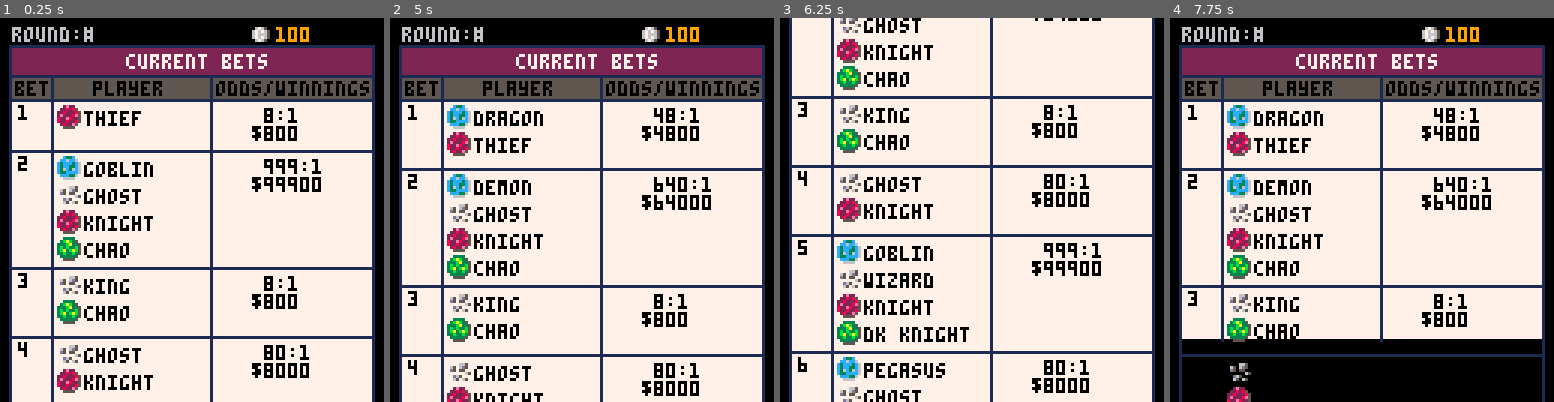
Above: before the commit, frames 1-4 (left to right).
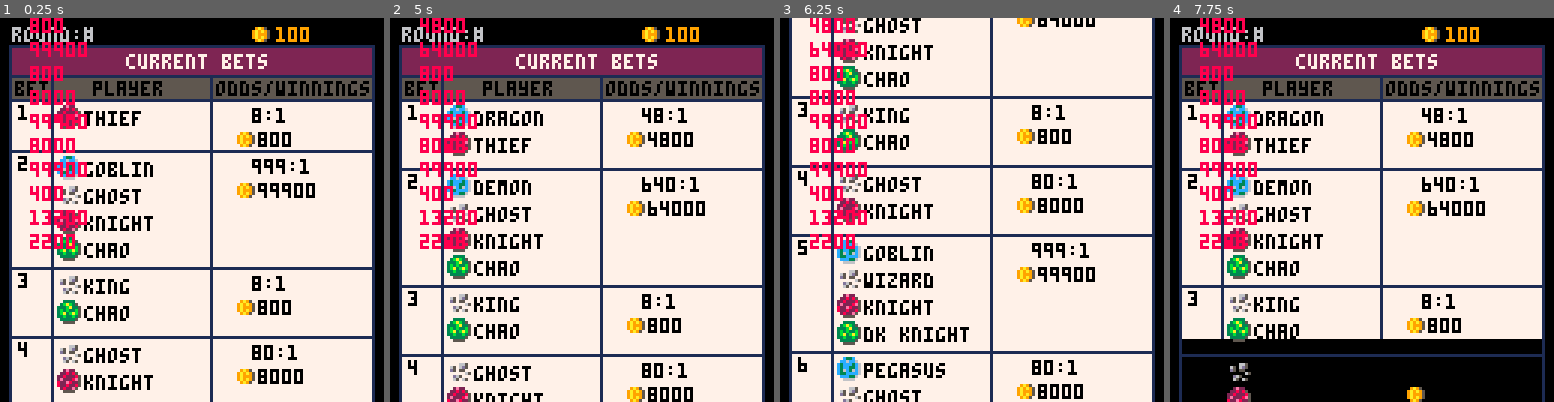
Above: after the commit, the same moments.

Repository: suspicious-smoke/club-bets-pico8
Game: PICO-8 cartridge club-bets.p8
The game is run twice, just before and just after one commit, with the same random seed, the same clock (stepped at 60 frames per second) and the same inputs.
Inputs:
- Up to frame 1 (0.25 s): no input
- Up to frame 2 (5 s): tap X (X key) at 0.33, 1.07, 1.85, 2.97, 4.08 s; tap O (Z key) at 0.7, 1.7, 2.1, 2.5, 2.9, 3.3, 3.7, 4.1, 4.5, 4.9 s; hold Right 1.6-2.1 s; hold Up 2.15-2.42 s; hold Right 2.47-3.03 s; hold Left 3.08-3.58 s; hold Down 3.63-3.97 s; hold Right 4.02-4.68 s; hold Up from 4.73 s (still down)
- Up to frame 3 (6.25 s): release Up at 5.03 s; hold Left 5.08-5.68 s; tap X (X key) at 5.2 s; tap O (Z key) at 5.3, 5.7, 6.1 s; hold Down 5.73-6.03 s; hold Right from 6.08 s (still down)
- Up to frame 4 (7.75 s): tap X (X key) at 6.32, 7.43 s; tap O (Z key) every 0.4 s from 6.5 to 7.7 s; release Right at 6.58 s; hold Right 6.63-7.13 s; hold Up 7.18-7.45 s; hold Right from 7.5 s (still down)

The runs differ from the first frame. In frame 1, 6.0% of the frame differs, in the area x 7-84%, y 0-96%; in frame 2, 6.2%; in frame 3, 6.3%, in the area x 7-84%, y 0-100%; in frame 4, 5.6%.

Commit message:
added total winnings to confirm page

Diff:
--- a/club-bets.p8
+++ b/club-bets.p8
@@ -290,10 +290,10 @@
 function init_confirm()
 	scroller=0
 	max_scroll=0
+	--get total payout
+	get_payout()
 	_upd=upd_confirm
 	_drw=drw_confirm
-
-
 end
 
 --confirm bet page
@@ -323,9 +323,9 @@
 	rrect(3,19-scroller,122,9,0,1)--grey outline
 
 	print("bet",5,21-scroller,0)
-	line(17,20-scroller,17,max_scroll+107-scroller,1)--bet/player v-line
+	line(17,20-scroller,17,max_scroll+106-scroller,1)--bet/player v-line
 	print("player",31,21-scroller,0)
-	line(70,20-scroller,70,max_scroll+107-scroller,1)--end plyr line
+	line(70,20-scroller,70,max_scroll+106-scroller,1)--end plyr line
 	print("odds/winnings",72,21-scroller,0)
 	--selection area
 	bet_count=0
@@ -350,16 +350,26 @@
 			end
 			rrect(3,19+o_pcount-scroller+8,122,p_count*pc_mult,0,1)
 			get_total_odds_and_pay(_bet)
-			print(" "..arr_display(clmp_odds)..":1\n$"..total_pay,84,22+o_pcount-scroller+8,0)
-
+
+			print(""..arr_display(clmp_odds)..":1",84,30+o_pcount-scroller,0)
+			spr(108,78,36+o_pcount-scroller)--coin
+			print(total_pay,86,38+o_pcount-scroller,0)
 			o_pcount+=p_count*pc_mult-1
 			bet_count+=1
 		end
 	end
-	max_scroll=o_pcount-80
-
-	-- rrectfill(36,118,55,9,1,1)
-	-- print("confirm bets",40,120,7)
+	max_scroll=o_pcount-60
+	--total winnings box
+	rrectfill(3,27+o_pcount-scroller,122,20,0,7)--ticket
+	rrect(3,27+o_pcount-scroller,122,20,0,1)--ticket
+	print("possible winnings",10,34+o_pcount-scroller,0)
+	line(79,27+o_pcount-scroller,79,46+o_pcount-scroller,1)
+	spr(108,81,32+o_pcount-scroller)--coin
+	for i=1,#payout do
+		print(payout[i],86+i*4,34+o_pcount-scroller,0)
+	end
+
+	print("press 🅾️ to confirm",28,50+o_pcount-scroller,7)
 end
 
 -->8
@@ -401,7 +411,17 @@
 		end
 	end
 	clmp_odds=int_to_arr(min(total_odds,999))
-	total_pay=arr_display(arr_mult(clmp_odds,bet_amount))
+	raw_total_pay=arr_mult(clmp_odds,bet_amount)
+	total_pay=arr_display(raw_total_pay)
+end
+
+function get_payout()
+	payout={0,0,0,0}
+	for i=1,10 do
+		get_total_odds_and_pay(i)
+		debug[i]=arr_display(raw_total_pay)
+		payout=arr_add(payout,raw_total_pay)
+	end
 end
 
 function toggle_bet()
@@ -816,11 +836,11 @@
 00000000000000000000000000000000000000000000000000000000000000000000000000000000000000000000000000000000000000000000000000000000
 00000000000000000000000000000000000000000000000000c33c0000000000002e220000333300000000000000031000000000000000000000000000000000
 0000000000000000000000000000000000000000000000000cc6cc60000066500228285003bab350000000000000031000000000000000000000000000000000
-000000000000000000000000000000000000000000000000c3ccc3c606506d5022822285333ba335006660003166310000676500000000000000000000000000
-000000000000000000000000000000000000000000000000c3cc33c60d5055002e2228e53b3b33b5060006003313160006767650000000000000000000000000
-000000000000000000000000000000000000000000000000c36c36c600000065822e82253ba3bab5060006000333160006766650000000000000000000000000
-000000000000000000000000000000000000000000000000c33cccc600d650008228228533b33b35060006000631060006767650000000000000000000000000
-0000000000000000000000000000000000000000000000000ccc33600065065002822e5003333350006660000066600000676500000000000000000000000000
+000000000000000000000000000000000000000000000000c3ccc3c606506d5022822285333ba3350066600031663100009a9500000000000000000000000000
+000000000000000000000000000000000000000000000000c3cc33c60d5055002e2228e53b3b33b5060006003313160009a9a950000000000000000000000000
+000000000000000000000000000000000000000000000000c36c36c600000065822e82253ba3bab5060006000333160009a99950000000000000000000000000
+000000000000000000000000000000000000000000000000c33cccc600d650008228228533b33b35060006000631060009a9a950000000000000000000000000
+0000000000000000000000000000000000000000000000000ccc33600065065002822e50033333500066600000666000009a9500000000000000000000000000
 00000000000000000000000000000000000000000000000000666600000000000055550000555500000000000000000000000000000000000000000000000000
 00000000000000000000000000000000000000000000000000000000000000000000000000000000000000000000000000000000000000000000000000000000
 00000000000000000000000000000000000000000000000000000000000000000000000000000000000000000000000000000000000000000000000000000000
